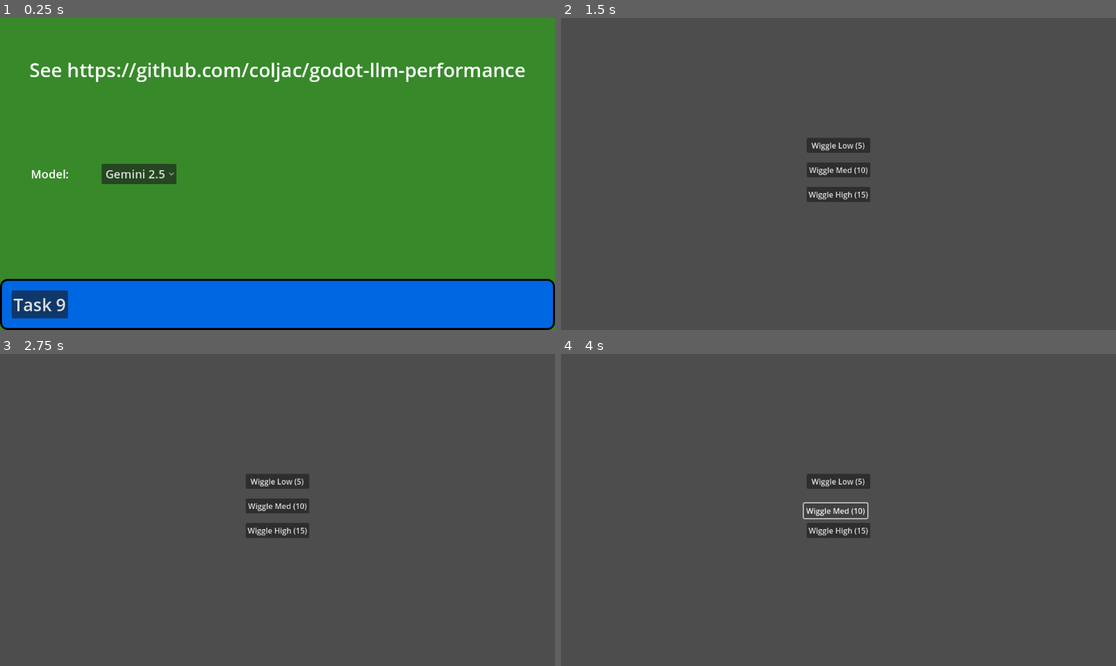
Above: before the commit, frames 1-4 (two rows, left to right).
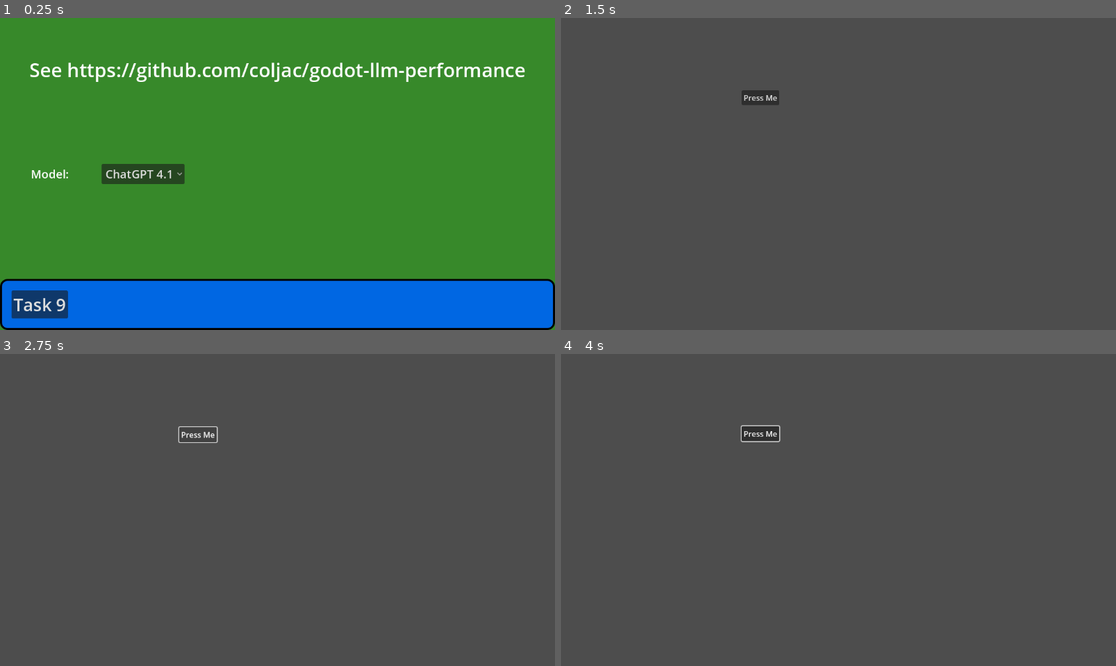
Above: after the commit, the same moments.

Repository: coljac/godot-llm-performance
Game: Godot game, scene res://main.tscn
Same seed, same stepped clock (60 frames per second), same inputs: the game is played once before the commit and once after it.
Inputs (mouse positions are in pixels of both pictures, inside the frame that each line leads up to):
- Up to frame 1 (0.25 s): no input
- Up to frame 2 (1.5 s): click "Gemini 2.5" (after the commit: "ChatGPT 4.1") at 0.5 s; click "Task 9" at 1.25 s
- Up to frame 3 (2.75 s): click (199, 435) at 2 s, where only the run after the commit has a clickable "Press Me"
- Up to frame 4 (4 s): click (838, 481) at 2.75 s, where only the run before the commit has a clickable "Wiggle Low (5)"; click (838, 506) at 3.5 s, where only the run before the commit has a clickable "Wiggle Med (10)"

The runs differ from the first frame. In frame 1, 0.3% of the frame differs, in the area x 19-34%, y 46-54%; in frame 2, 1.8%, in the area x 32-56%, y 23-59%; in frame 3, 1.6%; in frame 4, 1.6%.

Commit message:
Adding models

Diff:
--- /dev/null
+++ b/godot/Tasks/ChatGPT_4.1/Task 9/task_9.tscn
@@ -0,0 +1,21 @@
+[gd_scene load_steps=2 format=3 uid="uid://dieygvhbu3rvq"]
+
+[ext_resource type="Script" uid="uid://kwq3i31wityd" path="res://Tasks/ChatGPT_4.1/Task 9/wiggle_button.gd" id="1_rtn1j"]
+
+[node name="Task9" type="Control"]
+layout_mode = 3
+anchors_preset = 15
+anchor_right = 1.0
+anchor_bottom = 1.0
+grow_horizontal = 2
+grow_vertical = 2
+
+[node name="Button" type="Button" parent="."]
+layout_mode = 0
+offset_left = 375.0
+offset_top = 150.0
+offset_right = 453.0
+offset_bottom = 181.0
+text = "Press Me"
+script = ExtResource("1_rtn1j")
+wiggle_amount = 4.0
--- /dev/null
+++ b/godot/Tasks/ChatGPT_4.1/Task 9/wiggle_button.gd
@@ -0,0 +1,31 @@
+extends Button
+
+@export var wiggle_amount: float = 10.0 # Maximum pixels to wiggle
+@export var wiggle_speed: float = 20.0 # How fast the wiggle oscillates
+
+var _wiggle_time: float = 0.0
+var _wiggling: bool = false
+var _original_position: Vector2
+
+func _ready():
+	_original_position = position
+
+func _process(delta):
+	if _wiggling:
+		_wiggle_time += delta * wiggle_speed
+		var offset_x = sin(_wiggle_time * 2.0) * wiggle_amount
+		var offset_y = cos(_wiggle_time * 3.0) * wiggle_amount * 0.5
+		position = _original_position + Vector2(offset_x, offset_y)
+	else:
+		position = _original_position
+
+func _on_mouse_entered():
+	_wiggling = true
+
+func _on_mouse_exited():
+	_wiggling = false
+	position = _original_position
+
+func _enter_tree():
+	connect("mouse_entered", Callable(self, "_on_mouse_entered"))
+	connect("mouse_exited", Callable(self, "_on_mouse_exited"))
--- /dev/null
+++ b/godot/Tasks/ChatGPT_4.1/Task 9/wiggle_button_demo.tscn
@@ -0,0 +1,37 @@
+[gd_scene load_steps=4 format=3 uid="wiggle_button_demo"]
+
+[node name="WiggleButtonDemo" type="Control"]
+anchor_right = 1.0
+anchor_bottom = 1.0
+size_flags_horizontal = 3
+size_flags_vertical = 3
+
+[node name="VBoxContainer" type="VBoxContainer" parent="."]
+anchor_left = 0.5
+anchor_top = 0.3
+anchor_right = 0.5
+anchor_bottom = 0.7
+offset_left = -100.0
+offset_top = 0.0
+offset_right = 100.0
+offset_bottom = 200.0
+size_flags_horizontal = 3
+size_flags_vertical = 3
+alignment = 1
+
+[node name="WiggleButton1" type="Button" parent="VBoxContainer"]
+text = "Wiggle: 5"
+script = ExtResource("1")
+wiggle_amount = 5.0
+
+[node name="WiggleButton2" type="Button" parent="VBoxContainer"]
+text = "Wiggle: 15"
+script = ExtResource("1")
+wiggle_amount = 15.0
+
+[node name="WiggleButton3" type="Button" parent="VBoxContainer"]
+text = "Wiggle: 30"
+script = ExtResource("1")
+wiggle_amount = 30.0
+
+[ext_resource path="res://Tasks/ChatGPT_4.1/Task 9/wiggle_button.gd" type="Script" id=1]
--- a/godot/Tasks/Sonnet_3.7/Task 9/programmatic_wiggle_button_demo.tscn
+++ b/godot/Tasks/Sonnet_3.7/Task 9/programmatic_wiggle_button_demo.tscn
@@ -1,6 +1,6 @@
 [gd_scene load_steps=2 format=3]
 
-[ext_resource type="Script" uid="uid://bu1uep24ixge0" path="res://Tasks/Sonnet_3.7/Task 9/programmatic_wiggle_button_demo.gd" id="1_yvnqw"]
+[ext_resource type="Script" uid=Gemini_2.5"uid://bu1uep24ixge0" path="res://Tasks/Sonnet_3.7/Task 9/programmatic_wiggle_button_demo.gd" id="1_yvnqw"]
 
 [node name="ProgrammaticWiggleButtonDemo" type="Control"]
 layout_mode = 3
Not shown, added: godot/Tasks/ChatGPT_4.1/Task 9/notes.txt
Not shown, added: godot/Tasks/ChatGPT_4.1/Task 9/wiggle_button.gd.uid
Not shown, added: godot/prompt.txt
Not shown, changed: README.md
Not shown, added: godot/hide.sh
Not shown, added: godot/unhide.sh
